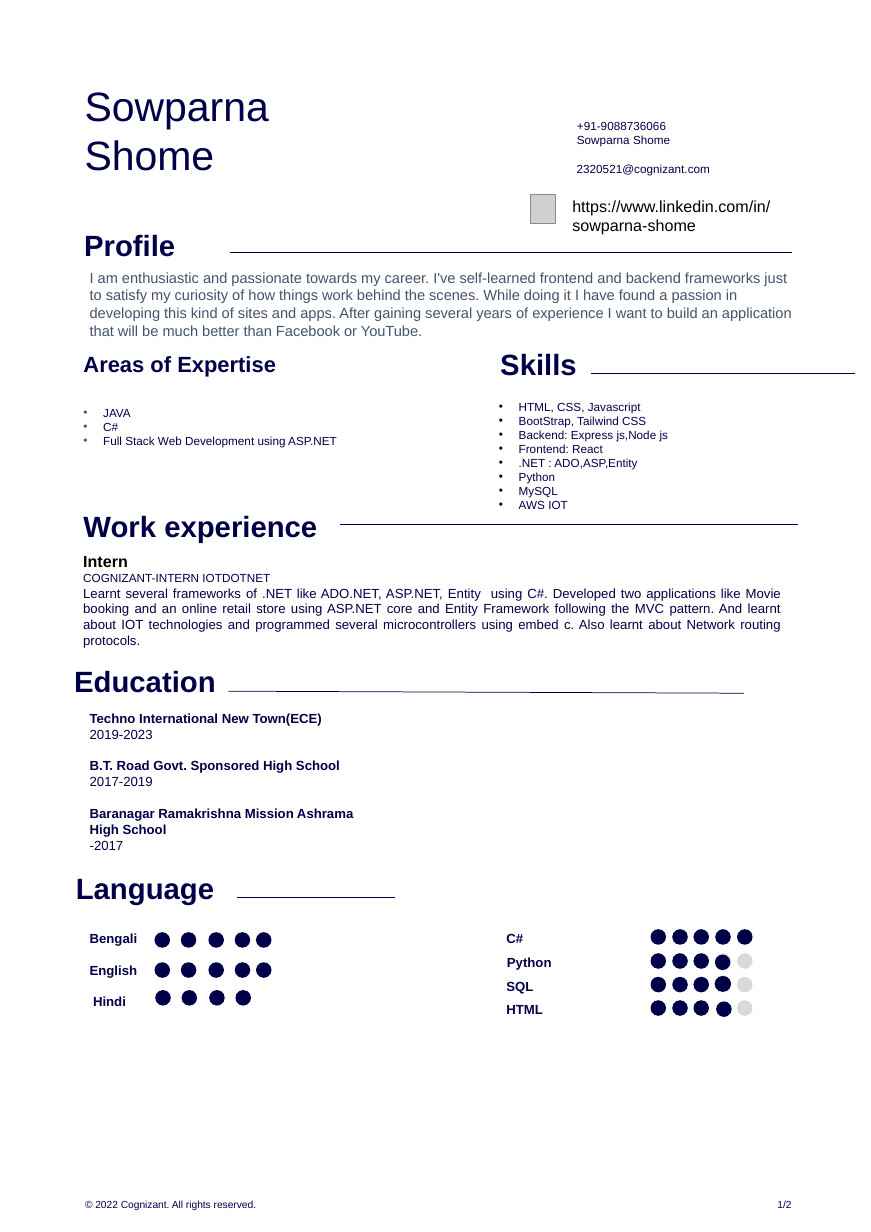
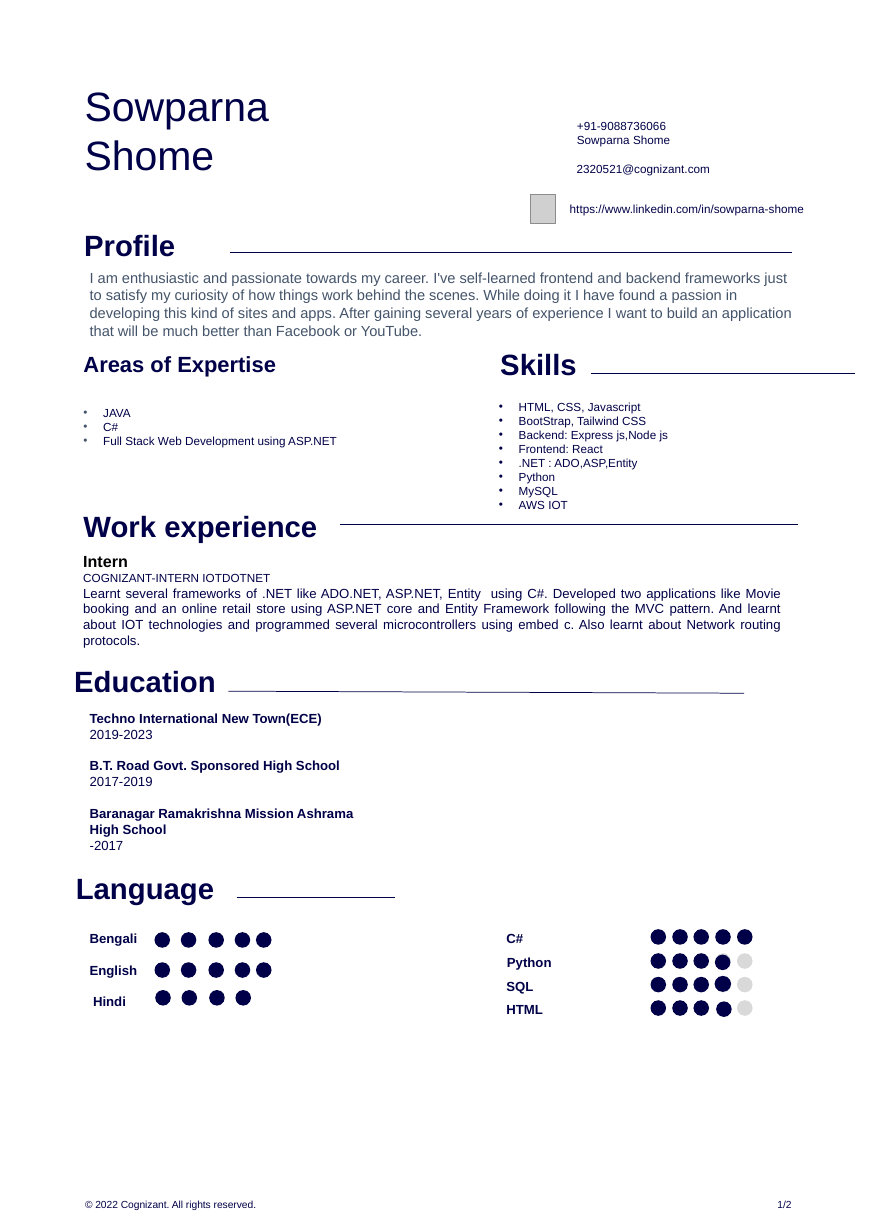
Before and after one commit to shome98/Movie-Booking, a slide deck: slide 1 of profile_template_ppt_Sowparna.pptx. Drawn at 871x1232 pixels with LibreOffice and Linux fonts; fonts in the diff are those of the drawing; grey boxes stand for pictures; background and template pictures are left out. Boxes give left, top, right and bottom in pixels: in the first picture for what was removed or moved away, otherwise in the second. Text is boxed around its words. In the diff, an @@ line names an element or a change of style, - is before the commit and + after.

Commit message:
Add files via upload
again delete

```diff
--- a/profile_template_ppt_Sowparna.pptx
+++ b/profile_template_ppt_Sowparna.pptx
@@ text "https://www.linkedin.com/in/sowparna-shome" at <box>570,204,804,215</box>: size 11 to 8 pt, text colour #000000 to #000048 @@
```
